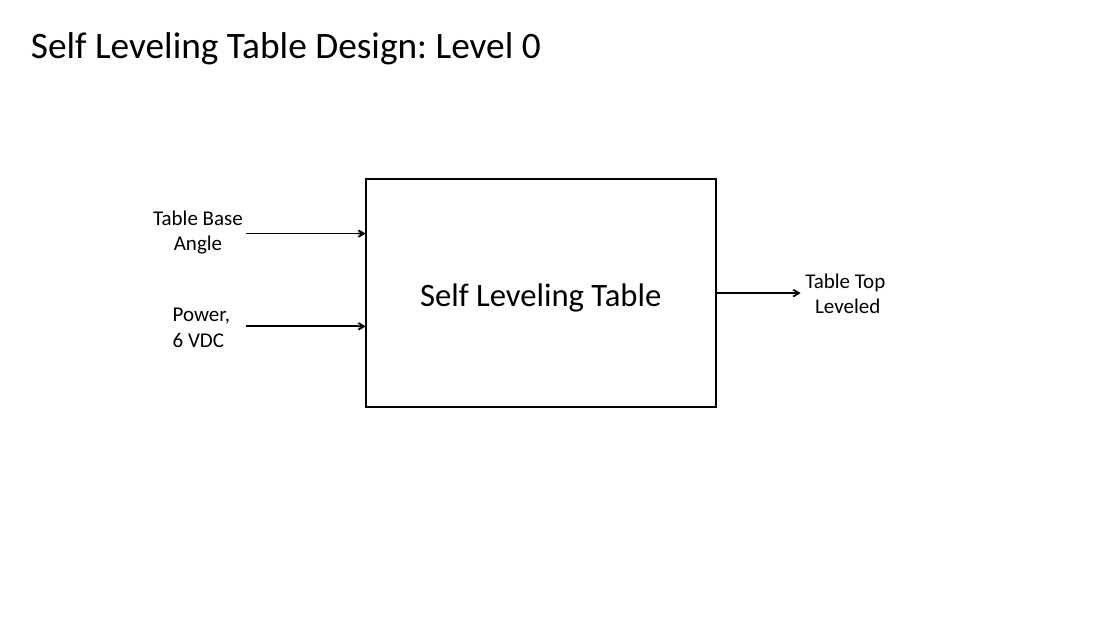
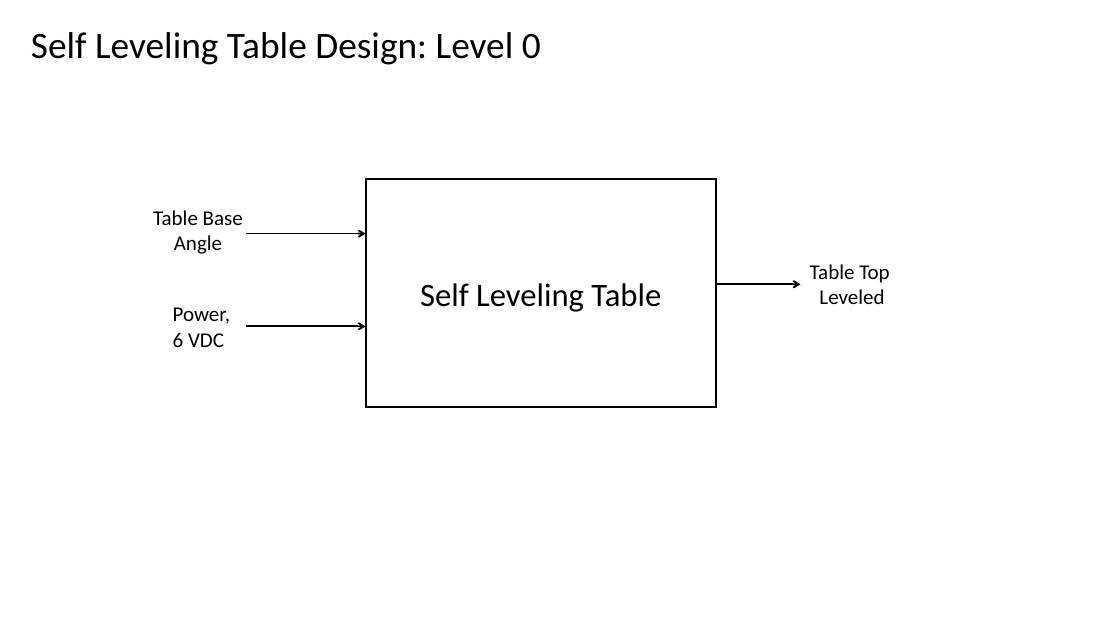
Before and after one commit to hsean/ECE-411-Practicum, a slide deck: slide 1 of Block Diagram/HW5_BlockDiagrams.pptx. Drawn at 1120x630 pixels with LibreOffice and Linux fonts; fonts in the diff are those of the drawing. Boxes give left, top, right and bottom in pixels: in the first picture for what was removed or moved away, otherwise in the second. Text is boxed around its words. In the diff, an @@ line names an element or a change of style, - is before the commit and + after.

```diff
--- a/Block Diagram/HW5_BlockDiagrams.pptx
+++ b/Block Diagram/HW5_BlockDiagrams.pptx
@@ text "Table Top" moved from (x1=805, y1=273, x2=885, y2=313) to (x1=810, y1=264, x2=889, y2=304) @@
@@ arrow moved from (716, 293) - (801, 293) to (716, 284) - (801, 284) @@
```
Also in this commit, not shown: 1 other slide changed, 8 other files.
